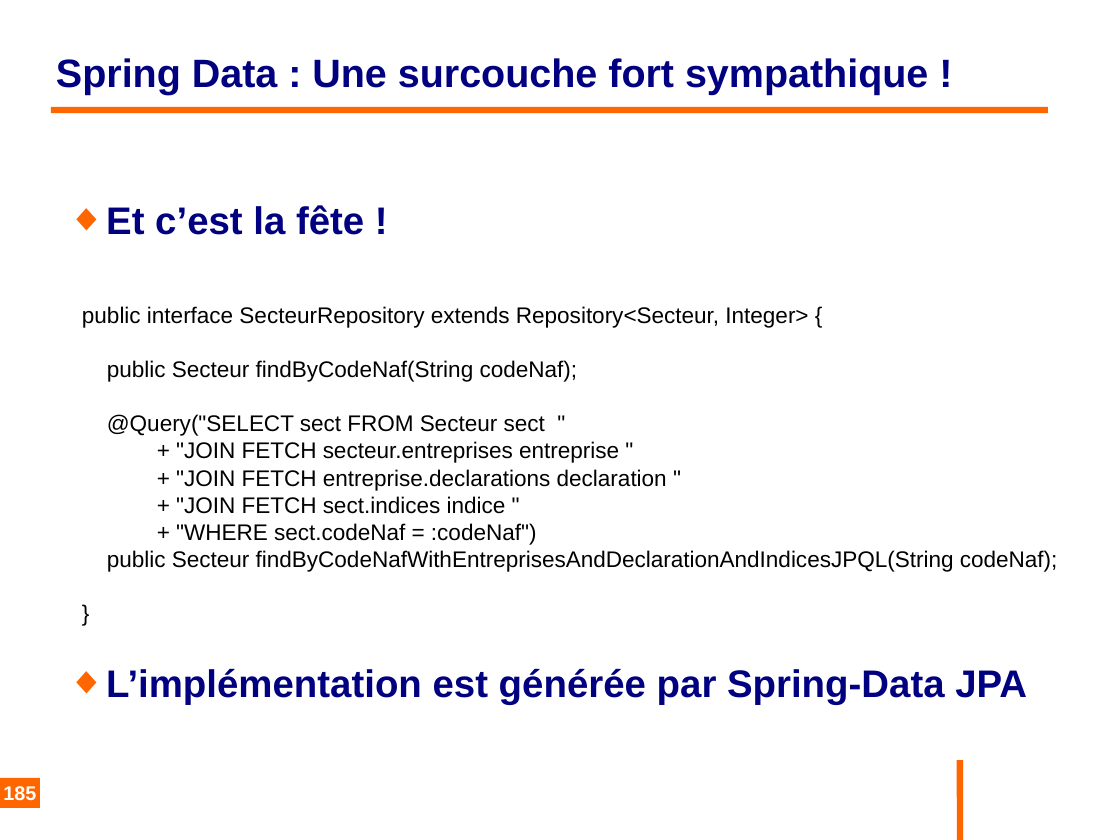
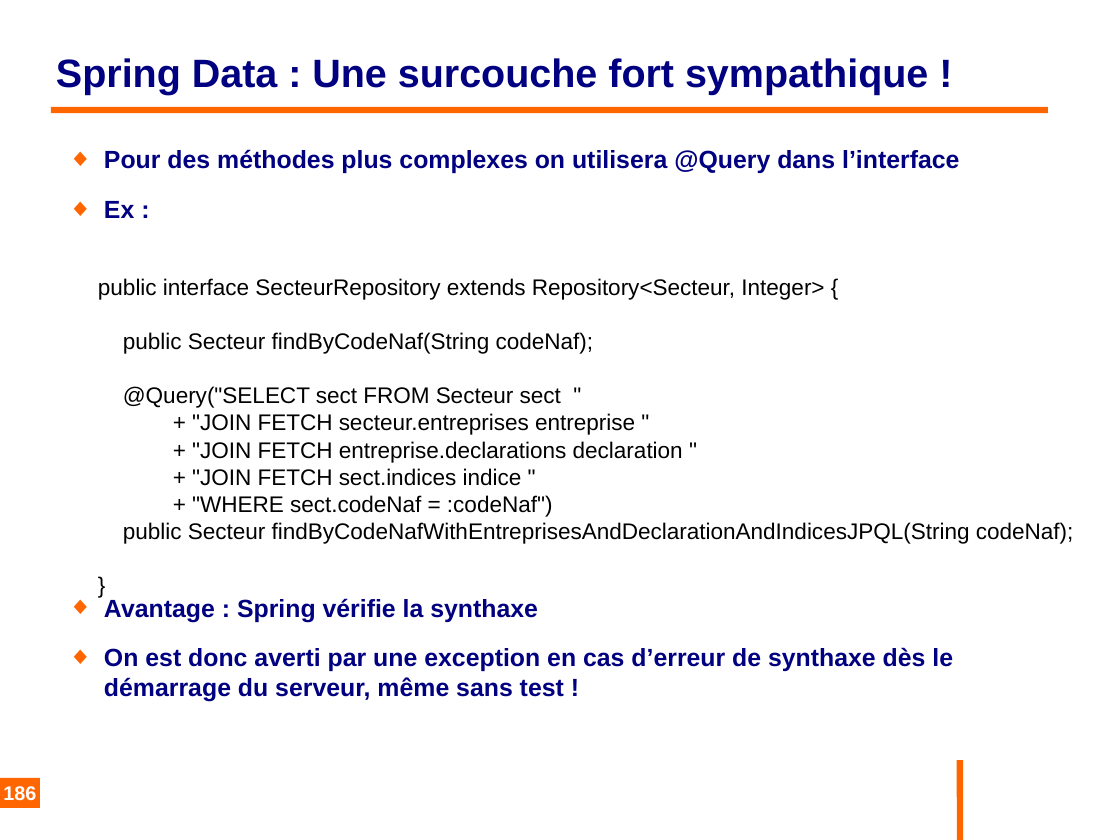
Before and after one commit to philphils/formation-hibernate-basique, a slide deck: slide 186 of Documentation/diapo_formation_hibernate.odp (slide 185 before the commit). Drawn at 1120x840 pixels with LibreOffice and Linux fonts; fonts in the diff are those of the drawing; background and template pictures are left out. Boxes give left, top, right and bottom in pixels: in the first picture for what was removed or moved away, otherwise in the second. Text is boxed around its words. In the diff, an @@ line names an element or a change of style, - is before the commit and + after.

Commit message:
Précision Spring Data

```diff
--- a/Documentation/diapo_formation_hibernate.odp
+++ b/Documentation/diapo_formation_hibernate.odp
@@ text added at [104, 149, 959, 702], 17.6 pt, text #000080, bold @@
+◆ Pour des méthodes plus complexes on utilisera @Query dans l’interface
+◆ Ex :
+◆ Avantage : Spring vérifie la synthaxe
+◆ On est donc averti par une exception en cas d’erreur de synthaxe dès le démarrage du serveur, même sans test !
@@ text removed at [106, 205, 1027, 705] @@
-◆ Et c’est la fête !
-◆ L’implémentation est générée par Spring-Data JPA
@@ text "public interface SecteurRepository extends Repository<Secteu ...": place and size @@
-text "public interface SecteurRepository extends Repository<Secteu ..." at [82, 306, 1058, 572]
+text "public interface SecteurRepository extends Repository<Secteu ..." at [98, 278, 1074, 544]
@@ page number at [3, 786, 36, 801]: text changed @@
-185
+186
```
Also in this commit, not shown: 1 slide added.
